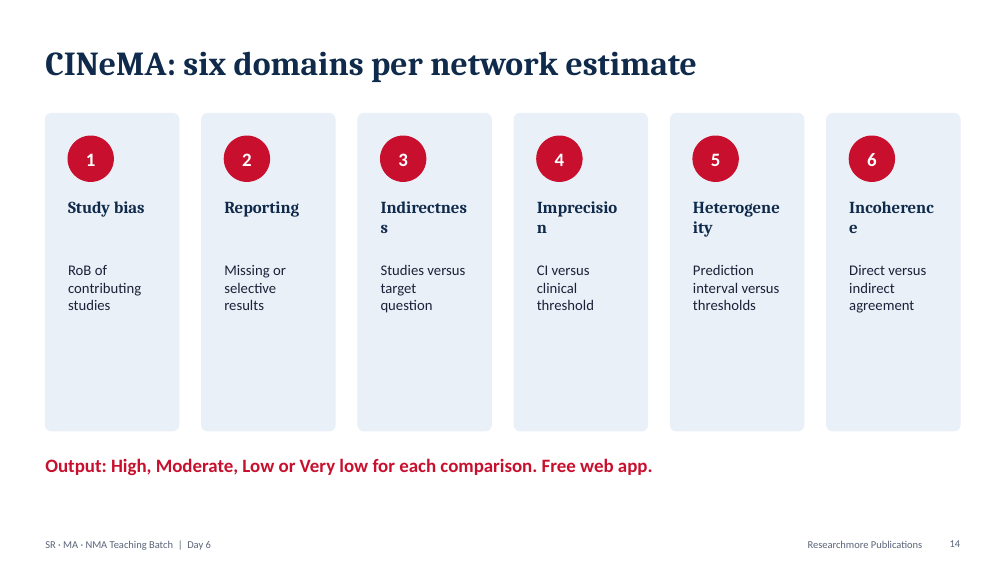
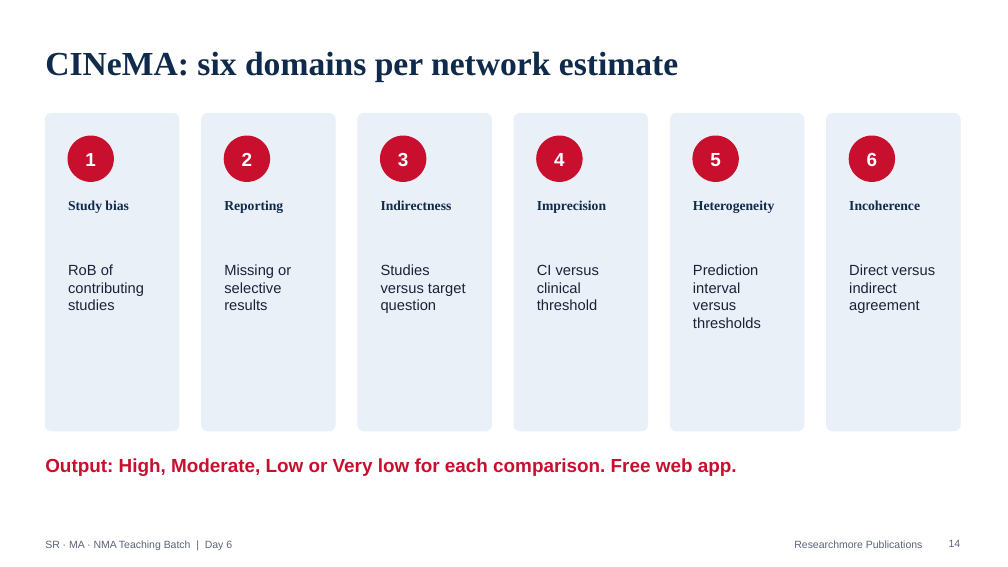
Before and after one commit to DrShikharMishra/Fuddu-Bhai, a slide deck: slide 14 of researchmore-batch/decks/Day6_Go_network_NMA.pptx. Drawn at 1008x567 pixels with LibreOffice and Linux fonts; fonts in the diff are those of the drawing. Boxes give left, top, right and bottom in pixels: in the first picture for what was removed or moved away, otherwise in the second. Text is boxed around its words. In the diff, an @@ line names an element or a change of style, - is before the commit and + after.

```diff
--- a/researchmore-batch/decks/Day6_Go_network_NMA.pptx
+++ b/researchmore-batch/decks/Day6_Go_network_NMA.pptx
@@ title "CINeMA: six domains per network ..." at [45, 51, 678, 82]: font Cambria to Times New Roman @@
@@ size 16 to 13 pt, font Cambria to Times New Roman in 6 elements at [68, 200, 128, 213], [224, 200, 283, 213], [381, 200, 452, 210], [537, 200, 606, 213], [693, 200, 774, 213], [849, 200, 920, 210] @@
@@ font Calibri to Arial in 13 elements at [85, 153, 96, 166], [68, 264, 144, 310], [224, 264, 291, 310], [381, 264, 466, 313], [537, 264, 599, 310], [710, 153, 721, 166], [693, 264, 761, 328], [867, 153, 878, 166], [849, 264, 935, 313], [45, 458, 737, 476], [949, 540, 961, 547], [45, 540, 232, 550], [794, 540, 922, 548] @@
```
Also in this commit, not shown: 17 other slides changed, 14 other files.
